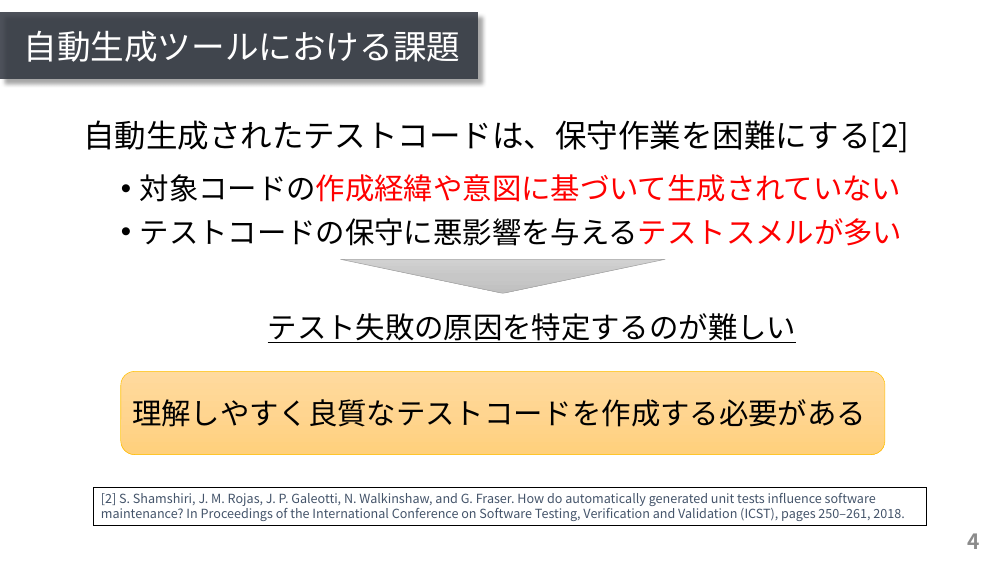
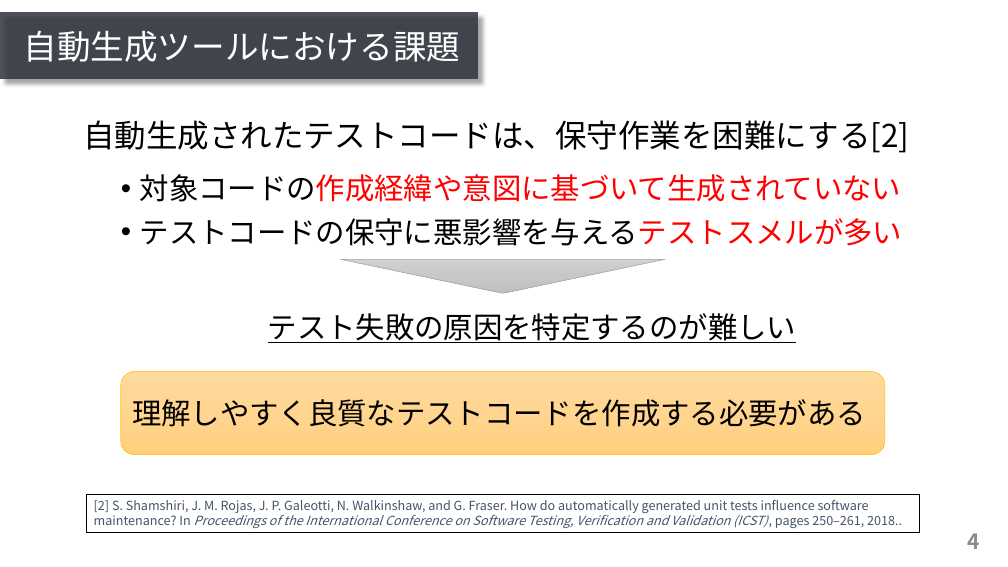
Before and after one commit to ryosuke-ku/mthesis2020-pre, a slide deck: slide 4 of presentation_kurachi.pptx. Drawn at 1008x567 pixels with LibreOffice and Linux fonts; fonts in the diff are those of the drawing. Boxes give left, top, right and bottom in pixels: in the first picture for what was removed or moved away, otherwise in the second. Text is boxed around its words. In the diff, an @@ line names an element or a change of style, - is before the commit and + after.

```diff
--- a/presentation_kurachi.pptx
+++ b/presentation_kurachi.pptx
@@ rectangle "[2] S. Shamshiri, J. M. ...": place and size @@
-rectangle "[2] S. Shamshiri, J. M. ..." at box(94, 488, 927, 526)
+rectangle "[2] S. Shamshiri, J. M. ..." at box(86, 495, 920, 532)
@@ text in rectangle at box(94, 500, 902, 528): text changed @@
-[2] S. Shamshiri, J. M. Rojas, J. P. Galeotti, N. Walkinshaw, and G. Fraser. How do automatically generated unit tests inﬂuence software maintenance? In Proceedings of the International Conference on Software Testing, Veriﬁcation and Validation (ICST), pages 250–261, 2018.
+[2] S. Shamshiri, J. M. Rojas, J. P. Galeotti, N. Walkinshaw, and G. Fraser. How do automatically generated unit tests inﬂuence software maintenance? In Proceedings of the International Conference on Software Testing, Veriﬁcation and Validation (ICST), pages 250–261, 2018..
```
Also in this commit, not shown: 3 other slides changed, 2 other files.
